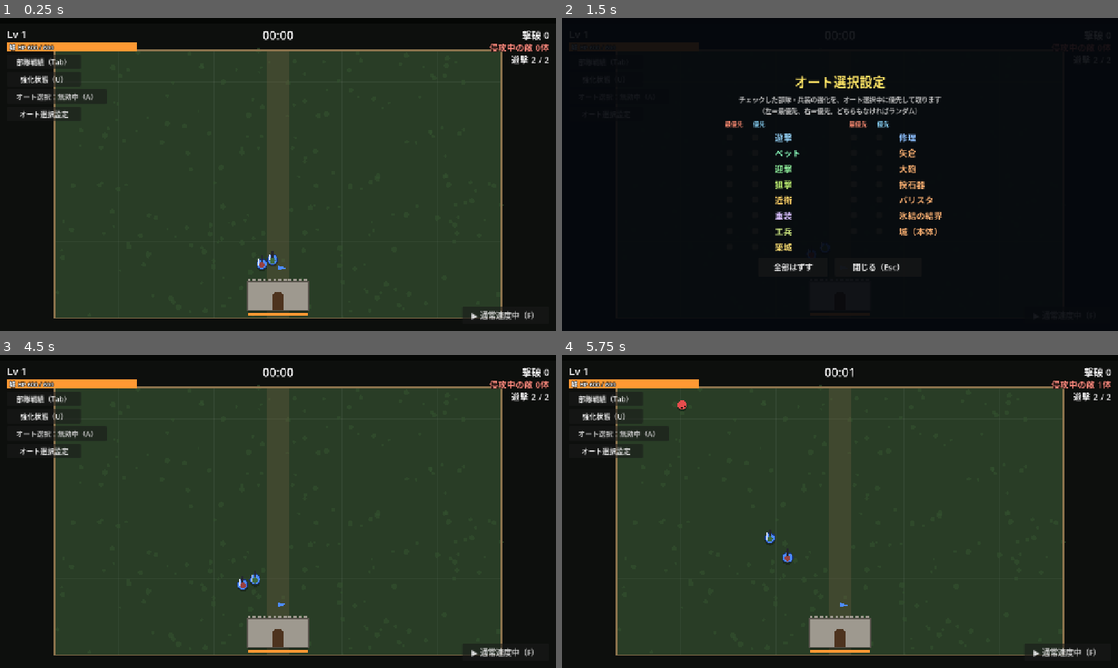
Above: before the commit, frames 1-4 (two rows, left to right).
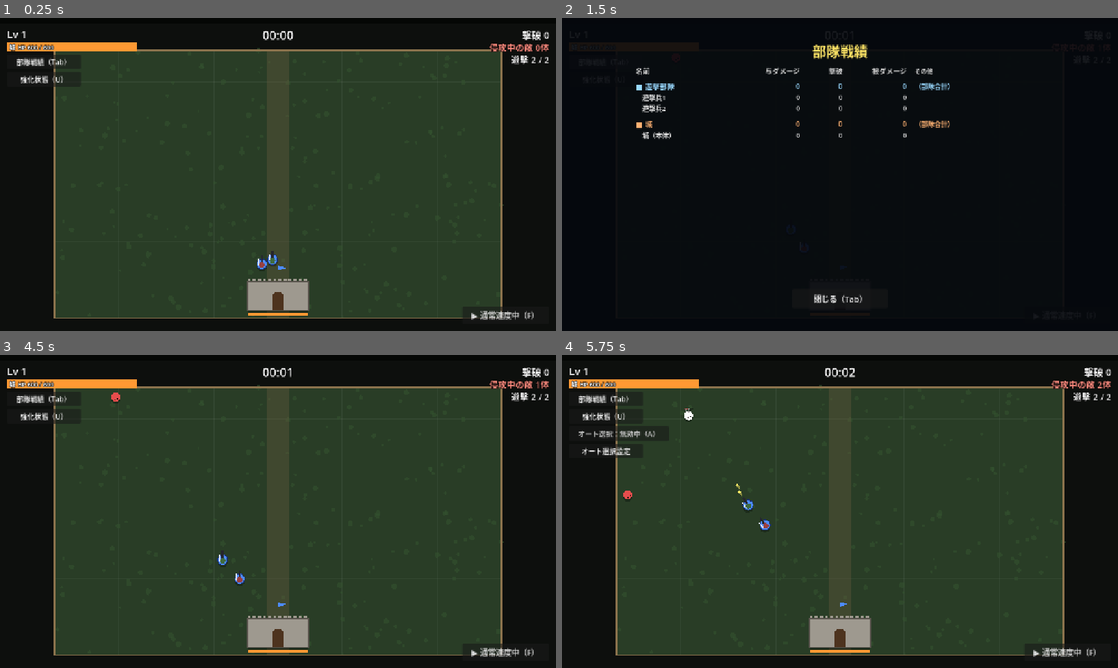
Above: after the commit, the same moments.

Repository: sukepuu/vgnfhusi4v3128904cmtu31
Game: Godot game, scene res://scenes/main.tscn
Two runs of this game, one before a commit and one after it. Both use one fixed random seed, a clock stepped at 60 frames per second and the inputs below.
Inputs (mouse positions are in pixels of both pictures, inside the frame that each line leads up to):
- Up to frame 1 (0.25 s): no input
- Up to frame 2 (1.5 s): click (606, 115) at 0.5 s, where only the run before the commit has a clickable "オート選択設定"; click "部隊戦績（Tab）" at 1.25 s
- Up to frame 3 (4.5 s): click "強化状態（U）" at 2 s; click (55, 433) at 2.75 s, where only the run before the commit has a clickable "オート選択：無効中（A）"; click "▶ 通常速度中（F）" at 3.5 s; click "閉じる（Esc）" (after the commit: "閉じる（Tab）") at 4.25 s
- Up to frame 4 (5.75 s): tap Enter at 5 s; tap M at 5.1 s

The runs differ from the first frame. In frame 1, 0.3% of the frame differs, in the area x 3-17%, y 22-33%; in frame 2, 4.3%, in the area x 13-70%, y 8-92%; in frame 3, 0.6%; in frame 4, 0.4%.

Commit message:
Hide auto-pick buttons by default (debug toggle)
Co-Authored-By: Claude Opus 5.5 <noreply@anthropic.com>
Claude-Session: https://claude.ai/code/session_011NyugcHQ7VLrKVd7aaRyr2

Diff:
--- a/auto_soldier/scripts/hud.gd
+++ b/auto_soldier/scripts/hud.gd
@@ -19,6 +19,9 @@
 var _banner: Label
 var _banner_left := 0.0
 var _auto_btn: Button
+var _auto_set_btn: Button
+## デバッグ用：オート選択のボタンを表示しているか（M キーで切り替え。ふだんは隠しておく）
+static var debug_auto_visible := false
 var _speed_btn: Button
 var _notice: Label
 var _notice_left := 0.0
@@ -149,14 +152,17 @@
 	update_auto_button()
 
 	# オート選択設定ボタン（オート選択ボタンの下）
-	var auto_set_btn := Button.new()
-	auto_set_btn.text = "オート選択設定"
-	auto_set_btn.add_theme_font_size_override("font_size", 16)
-	auto_set_btn.position = Vector2(16, 204)
-	auto_set_btn.size = Vector2(170, 34)
-	auto_set_btn.focus_mode = Control.FOCUS_NONE
-	auto_set_btn.pressed.connect(func() -> void: game.toggle_auto_pick_settings())
-	root.add_child(auto_set_btn)
+	_auto_set_btn = Button.new()
+	_auto_set_btn.text = "オート選択設定"
+	_auto_set_btn.add_theme_font_size_override("font_size", 16)
+	_auto_set_btn.position = Vector2(16, 204)
+	_auto_set_btn.size = Vector2(170, 34)
+	_auto_set_btn.focus_mode = Control.FOCUS_NONE
+	_auto_set_btn.pressed.connect(func() -> void: game.toggle_auto_pick_settings())
+	root.add_child(_auto_set_btn)
+	# オート選択まわりはデバッグ用。ふだんは隠しておく（M キーで表示）
+	_auto_btn.visible = debug_auto_visible
+	_auto_set_btn.visible = debug_auto_visible
 
 	# 速度切り替えボタン（画面右下）
 	_speed_btn = Button.new()
@@ -389,9 +395,15 @@
 func _unhandled_input(event: InputEvent) -> void:
 	if _game_over.visible and event is InputEventKey and event.pressed and event.keycode == KEY_R:
 		game.restart()
-	elif event is InputEventKey and event.pressed and not event.echo and event.keycode == KEY_A and not _game_over.visible:
+	elif event is InputEventKey and event.pressed and not event.echo and event.keycode == KEY_A and not _game_over.visible and debug_auto_visible:
 		get_viewport().set_input_as_handled()
 		game.set_auto_pick(not game.auto_pick)
+	elif event is InputEventKey and event.pressed and not event.echo and event.keycode == KEY_M:
+		# デバッグ用：オート選択のボタンを表示・非表示
+		get_viewport().set_input_as_handled()
+		debug_auto_visible = not debug_auto_visible
+		_auto_btn.visible = debug_auto_visible
+		_auto_set_btn.visible = debug_auto_visible
 	elif event is InputEventKey and event.pressed and not event.echo and event.keycode == KEY_F and not _game_over.visible:
 		get_viewport().set_input_as_handled()
 		game.toggle_speed()
Not shown, changed: auto_soldier/README.md
